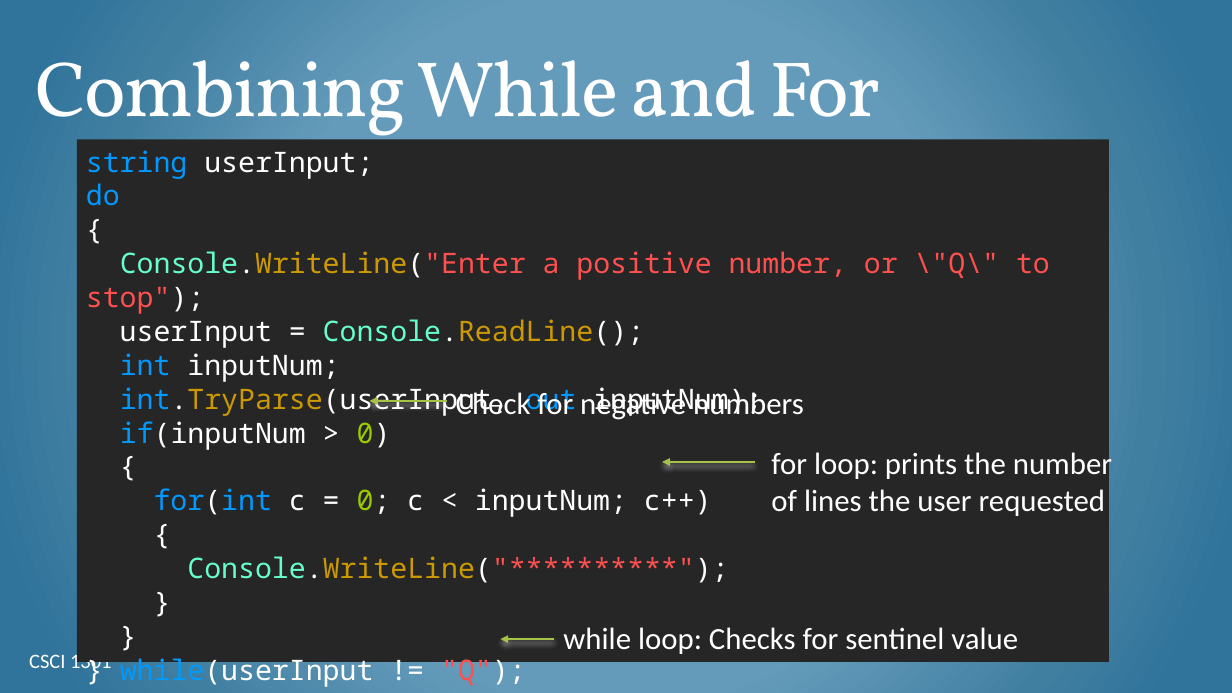
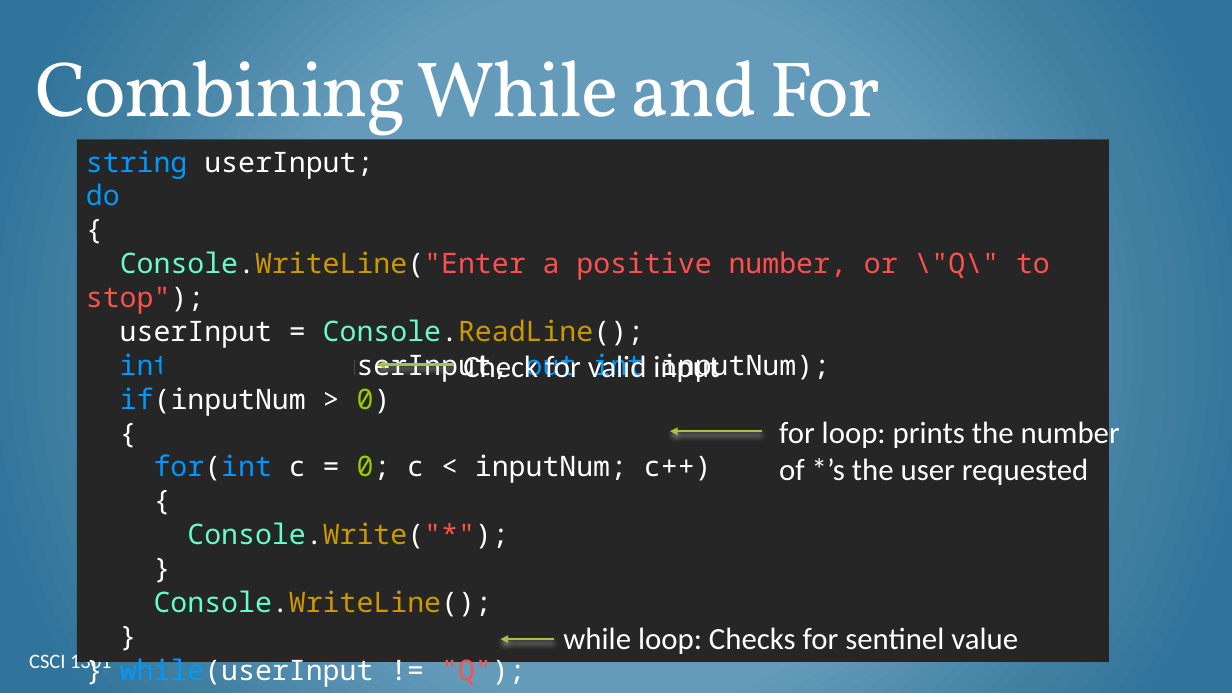
Before and after one commit to csci-1301/csci-1301.github.io, a slide deck: slide 20 of lectures/150_for_loops/For-Loops.pptx (slide 19 before the commit). Drawn at 1232x693 pixels with LibreOffice and Linux fonts; fonts in the diff are those of the drawing; background and template pictures are left out. Boxes give left, top, right and bottom in pixels: in the first picture for what was removed or moved away, otherwise in the second. Text is boxed around its words. In the diff, an @@ line names an element or a change of style, - is before the commit and + after.

```diff
--- a/lectures/150_for_loops/For-Loops.pptx
+++ b/lectures/150_for_loops/For-Loops.pptx
@@ text in rectangle at [120, 353, 577, 382]: text changed @@
-int inputNum;
-int.TryParse(userInput, out inputNum);
+int.TryParse(userInput, out int inputNum);
@@ rectangle added at [162, 349, 354, 384], fill #262626 @@
@@ text at [463, 353, 647, 379]: text changed @@
-Check for negative numbers
+Check for valid input
@@ arrow moved from (446, 401) - (370, 401) to (454, 365) - (377, 365) @@
@@ rectangle added at [380, 414, 569, 448], fill #262626 @@
@@ text at [779, 417, 1120, 485]: text changed @@
-for loop: prints the number of lines the user requested
+for loop: prints the number of *’s the user requested
@@ arrow moved from (754, 462) - (662, 462) to (762, 432) - (670, 432) @@
@@ text in rectangle at [187, 522, 508, 549]: text changed; text colour #FF5050 to #66FFCC @@
-Console.WriteLine("**********");
+Console.Write("*");
@@ text in rectangle at [154, 590, 492, 617]: paragraph added @@
+Console.WriteLine();
```
Also in this commit, not shown: 5 other slides changed, 4 slides added, 3 other files.
